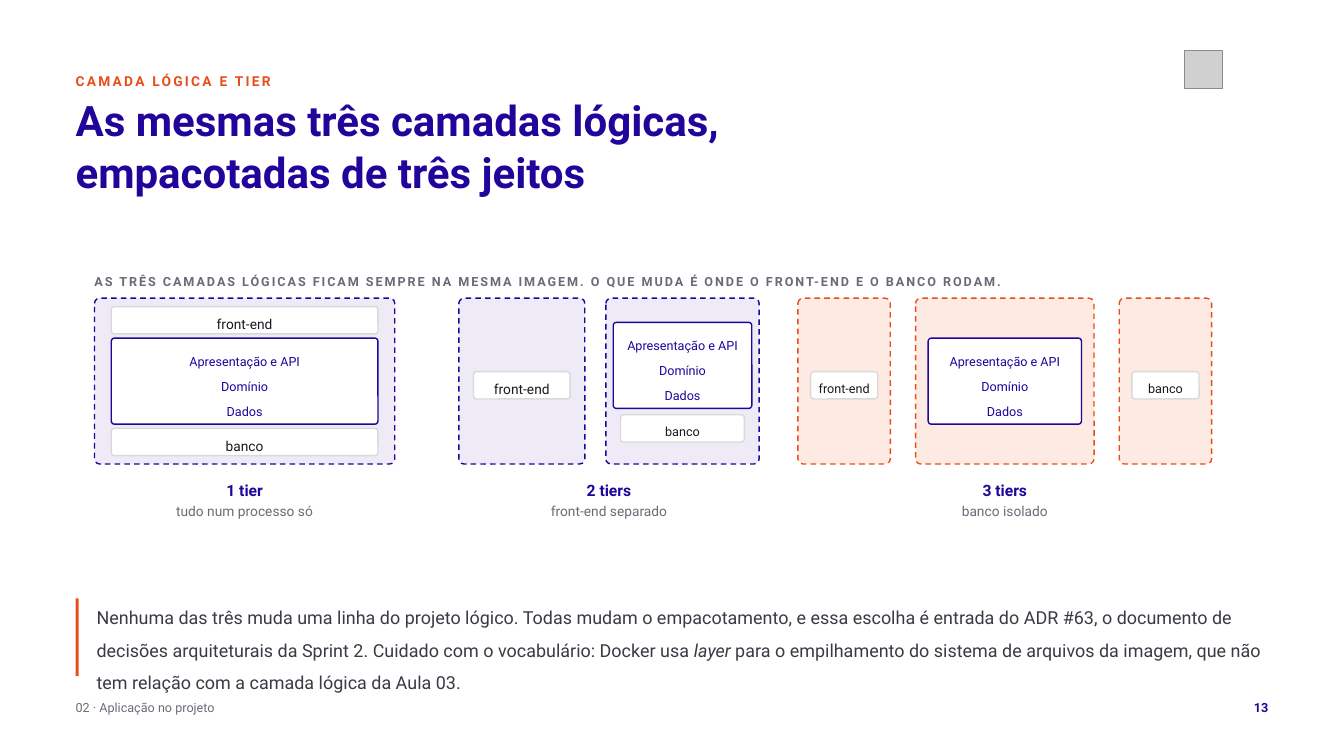
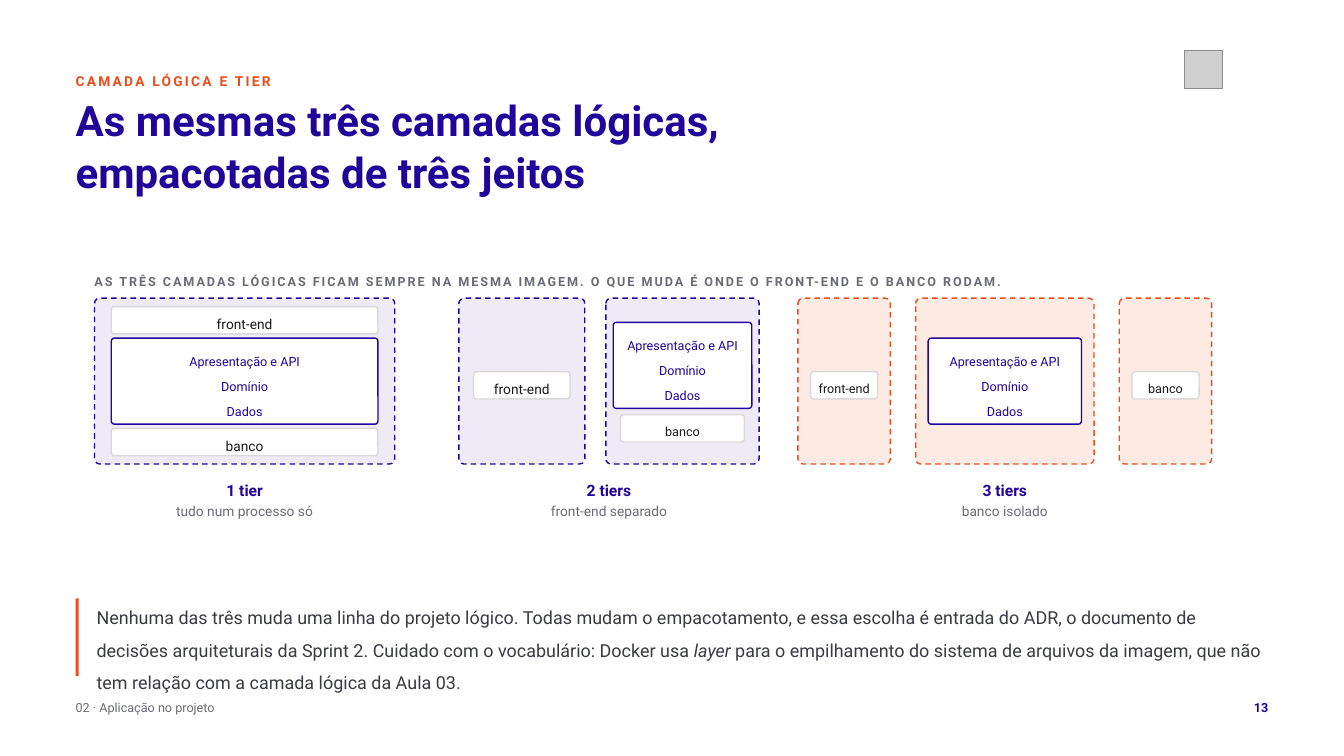
Before and after one commit to tcpassos/invite-app, a slide deck: slide 13 of trabalhos/T1-Docker-Invite-People.pptx. Drawn at 1344x756 pixels with LibreOffice and Linux fonts; fonts in the diff are those of the drawing; grey boxes stand for pictures. Boxes give left, top, right and bottom in pixels: in the first picture for what was removed or moved away, otherwise in the second. Text is boxed around its words. In the diff, an @@ line names an element or a change of style, - is before the commit and + after.

```diff
--- a/trabalhos/T1-Docker-Invite-People.pptx
+++ b/trabalhos/T1-Docker-Invite-People.pptx
@@ text at [97, 610, 1261, 693]: text changed @@
-Nenhuma das três muda uma linha do projeto lógico. Todas mudam o empacotamento, e essa escolha é entrada do ADR #63, o documento de decisões arquiteturais da Sprint 2. Cuidado com o vocabulário: Docker usa layer para o empilhamento do sistema de arquivos da imagem, que não tem relação com a camada lógica da Aula 03.
+Nenhuma das três muda uma linha do projeto lógico. Todas mudam o empacotamento, e essa escolha é entrada do ADR, o documento de decisões arquiteturais da Sprint 2. Cuidado com o vocabulário: Docker usa layer para o empilhamento do sistema de arquivos da imagem, que não tem relação com a camada lógica da Aula 03.
```
Also in this commit, not shown: 8 other slides changed, 13 other files.
